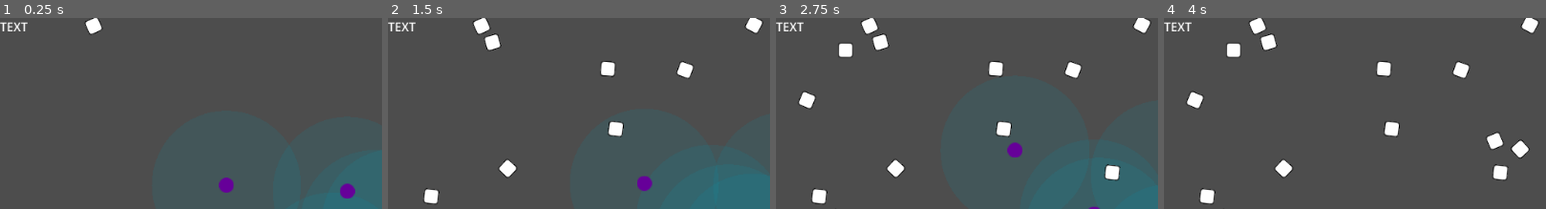
Above: before the commit, frames 1-4 (left to right).
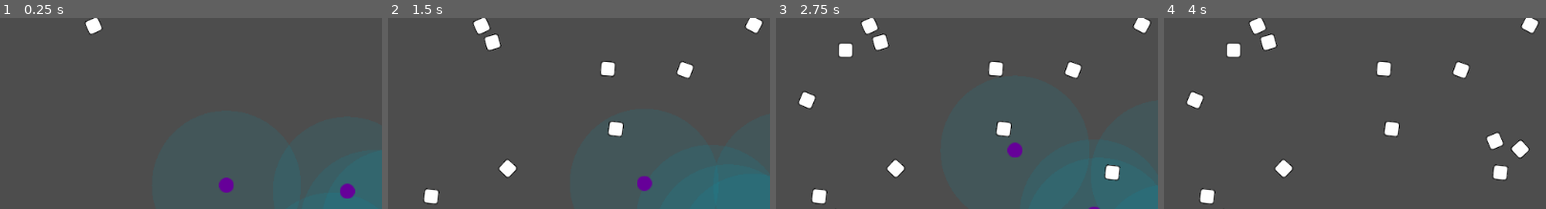
Above: after the commit, the same moments.

Repository: wivest/Natural-Selection
Game: Godot game, scene res://scenes/main.tscn
Same seed, same stepped clock (60 frames per second), same inputs: the game is played once before the commit and once after it.
Inputs:
- Up to frame 1 (0.25 s): no input
- Up to frame 2 (1.5 s): no input
- Up to frame 3 (2.75 s): no input
- Up to frame 4 (4 s): no input
The pictures show only the part of the screen within x 0-50%, y 0-50%; the shares and areas given below are measured in that part.

The runs differ from the first frame. In frame 1, 0.2% of the frame differs, in the area x 0-8%, y 2-7%; in frame 2, 0.2%; in frame 3, 0.2%; in frame 4, 0.2%.

Commit message:
chore: clean GUI Node from children

Diff:
--- a/scenes/main.tscn
+++ b/scenes/main.tscn
@@ -1,6 +1,6 @@
 [gd_scene load_steps=2 format=3 uid="uid://b57fcx5wnkjjp"]
 
-[ext_resource type="PackedScene" uid="uid://cgm3b22nd4ulf" path="res://scenes/field.tscn" id="1_30vq0"]
+[ext_resource type="PackedScene" uid="uid://cgm3b22nd4ulf" path="res://scenes/field/field.tscn" id="1_30vq0"]
 
 [node name="Main" type="Node"]
 
@@ -12,16 +12,3 @@
 [node name="Camera2D" type="Camera2D" parent="World"]
 
 [node name="GUI" type="CanvasLayer" parent="."]
-
-[node name="GUI" type="Control" parent="GUI"]
-layout_mode = 3
-anchors_preset = 15
-anchor_right = 1.0
-anchor_bottom = 1.0
-grow_horizontal = 2
-grow_vertical = 2
-
-[node name="Label" type="Label" parent="GUI"]
-offset_right = 40.0
-offset_bottom = 23.0
-text = "TEXT"
